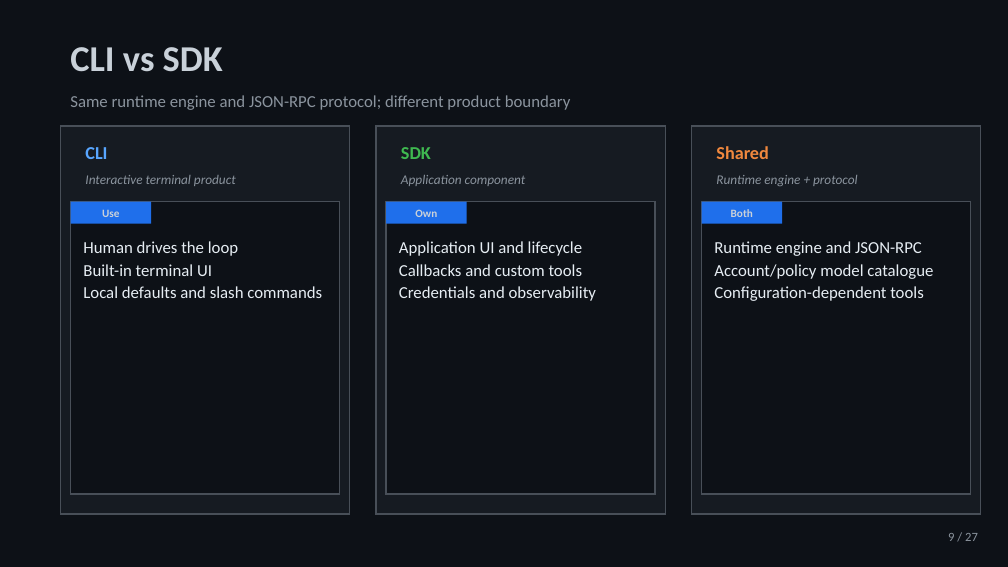
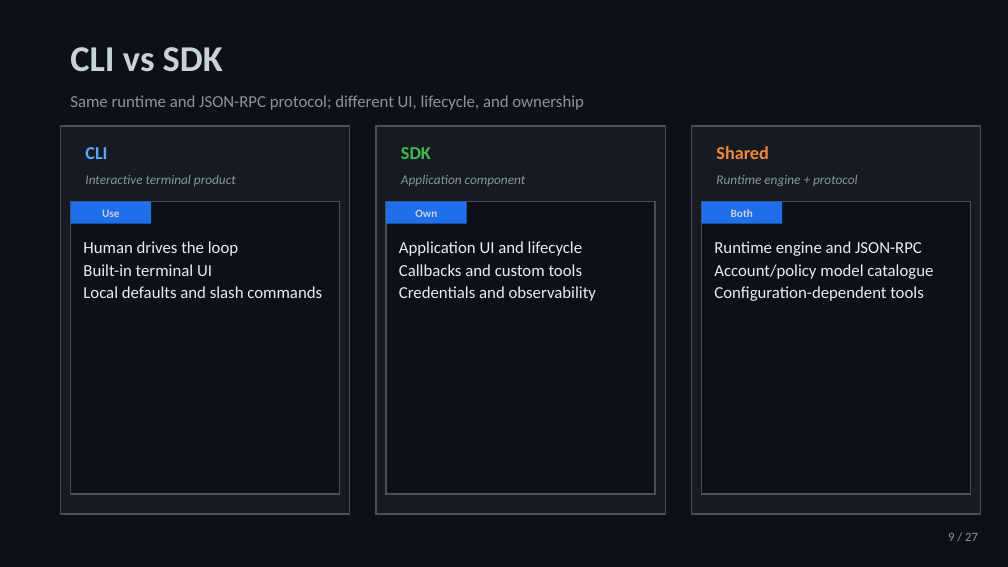
Before and after one commit to jeffrey-groneberg/ghcp_sdk, a slide deck: slide 9 of GitHub-Copilot-SDK.pptx. Drawn at 1008x567 pixels with LibreOffice and Linux fonts; fonts in the diff are those of the drawing. Boxes give left, top, right and bottom in pixels: in the first picture for what was removed or moved away, otherwise in the second. Text is boxed around its words. In the diff, an @@ line names an element or a change of style, - is before the commit and + after.

```diff
--- a/GitHub-Copilot-SDK.pptx
+++ b/GitHub-Copilot-SDK.pptx
@@ text at box(70, 95, 584, 110): text changed @@
-Same runtime engine and JSON-RPC protocol; different product boundary
+Same runtime and JSON-RPC protocol; different UI, lifecycle, and ownership
```
Also in this commit, not shown: 18 other slides changed, 1 other file.
